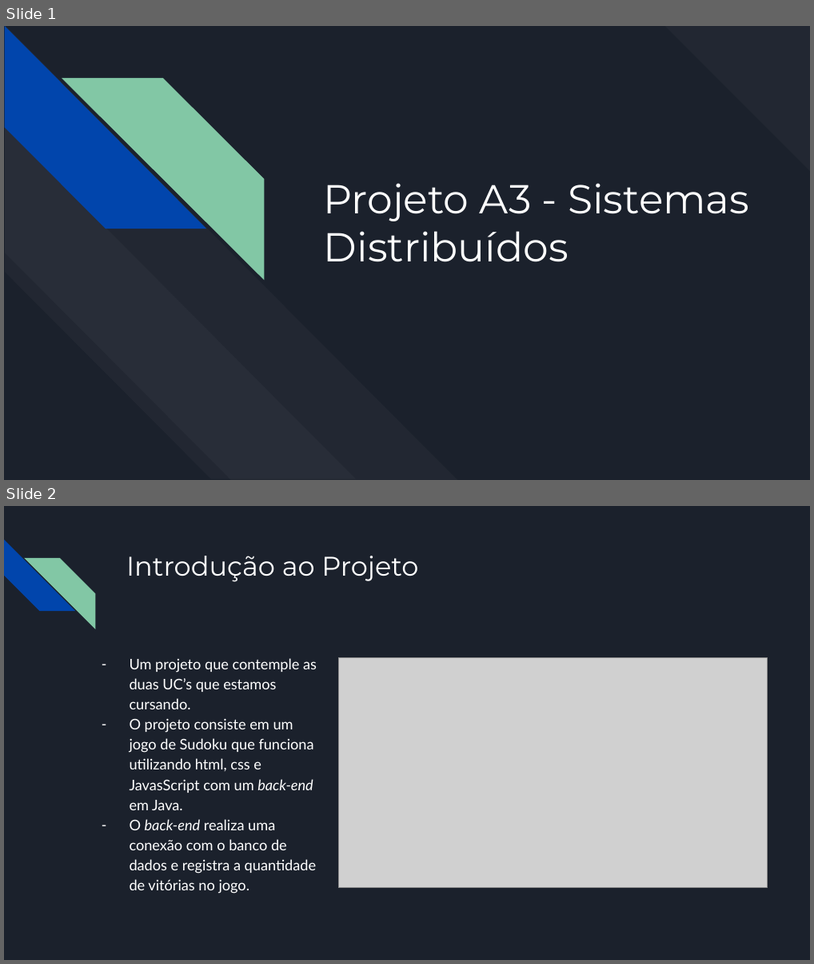
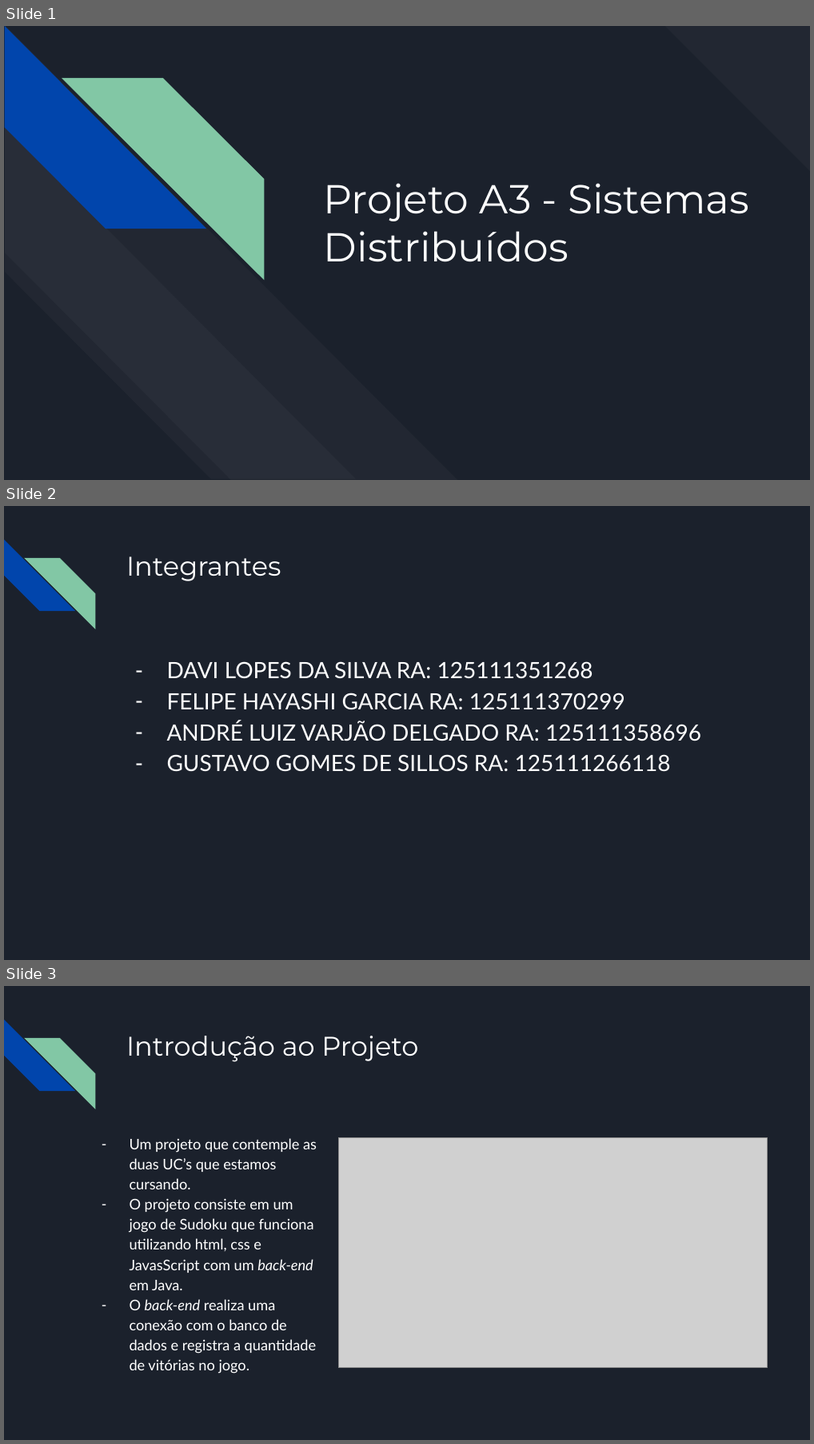
Before and after one commit to BeholderOTH/Projeto-A3---Java, a slide deck: Apresentação/Projeto A3 - SD.pptx. Shown one above the other, each under a label of ours: slides 1 and 2 before the commit, slides 1, 2 and 3 after it. The pictures are 814x964 and 814x1444 pixels, drawn with LibreOffice and Linux fonts; fonts in the diff are those of the drawing; grey boxes stand for pictures. Boxes give left, top, right and bottom in pixels: in the first picture for what was removed or moved away, otherwise in the second. Text is boxed around its words. In the diff, an @@ line names an element or a change of style, - is before the commit and + after.

```diff
--- a/Apresentação/Projeto A3 - SD.pptx
+++ b/Apresentação/Projeto A3 - SD.pptx
@@ slide 2 added at box(4, 506, 810, 960), background #1B212C; not listed: 2 template elements that a slide beside it also shows @@
@@ title added at box(126, 556, 281, 581), 24 pt, text #FFFFFF @@
+Integrantes
@@ text added at box(167, 661, 702, 772), 20 pt, text #FFFFFF @@
+– DAVI LOPES DA SILVA RA: 125111351268
+– FELIPE HAYASHI GARCIA RA: 125111370299
+– ANDRÉ LUIZ VARJÃO DELGADO RA: 125111358696
+– GUSTAVO GOMES DE SILLOS RA: 125111266118
@@ what was slide 2 is now slide 3 @@
```
Also in this commit, not shown: 1 slide changed, 3 other slides added.
